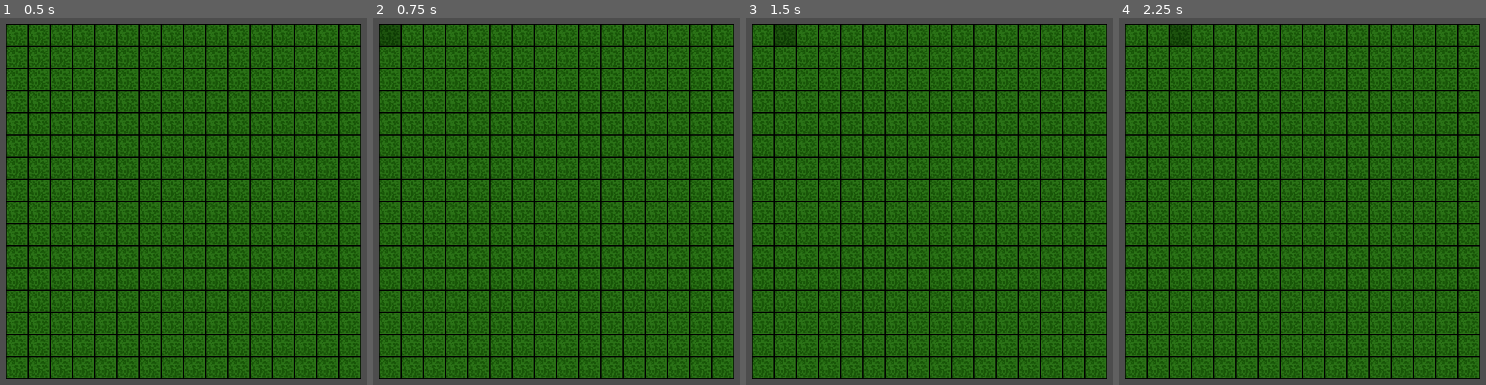
Above: before the commit, frames 1-4 (left to right).
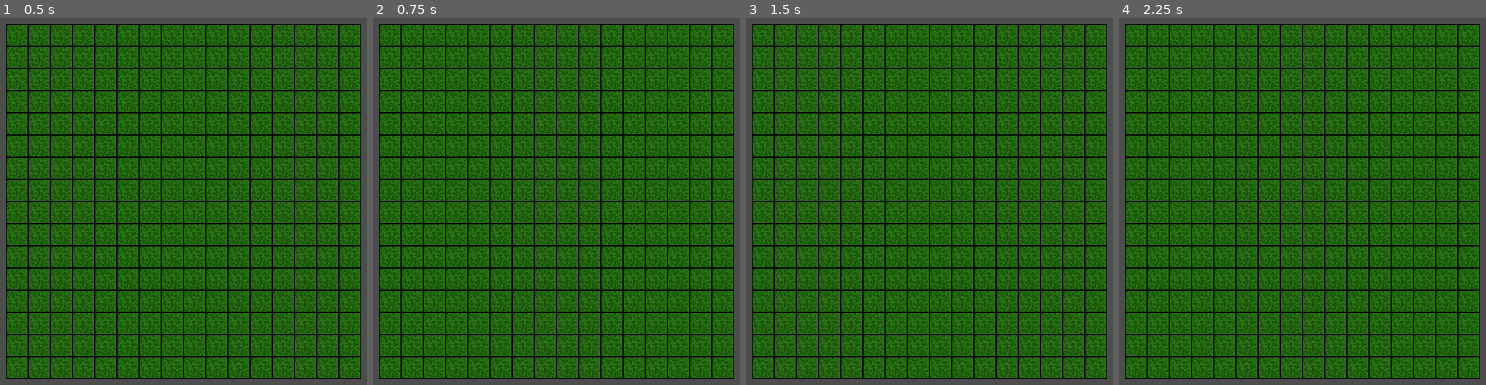
Above: after the commit, the same moments.

Repository: Lidrial/PatternBoard
Game: Godot game, scene res://scenes/board.tscn
The game is run twice, just before and just after one commit, with the same random seed, the same clock (stepped at 60 frames per second) and the same inputs.
Inputs (mouse positions are in pixels of both pictures, inside the frame that each line leads up to):
- Up to frame 1 (0.5 s): no input
- Up to frame 2 (0.75 s): click (391, 36) at 0.52 s
- Up to frame 3 (1.5 s): click (786, 36) at 1.27 s
- Up to frame 4 (2.25 s): click (1181, 36) at 2.02 s

Frame 1 is identical in both runs. In frame 2, 0.3% of the frame differs, in the area x 1-8%, y 1-8%; in frame 3, 0.3%; in frame 4, 0.3%, in the area x 13-20%, y 1-8%.

Commit message:
refactor du board avec un tilemaplayer

Diff:
--- a/scenes/board.tscn
+++ b/scenes/board.tscn
@@ -1,6 +1,27 @@
-[gd_scene load_steps=2 format=3 uid="uid://m8c6i5wxctxg"]
+[gd_scene load_steps=7 format=3 uid="uid://m8c6i5wxctxg"]
 
 [ext_resource type="Script" path="res://scripts/board.gd" id="1_pg3xd"]
+[ext_resource type="Texture2D" uid="uid://o68ambslgvfo" path="res://assets/Cell_32x32.png" id="2_hhl25"]
+[ext_resource type="Texture2D" uid="uid://cg0bpbdjw3sg6" path="res://assets/Cell_32x32_hover.png" id="3_23il7"]
+
+[sub_resource type="TileSetAtlasSource" id="TileSetAtlasSource_ewa06"]
+texture = ExtResource("2_hhl25")
+texture_region_size = Vector2i(32, 32)
+0:0/0 = 0
+1:0/0 = 0
+0:1/0 = 0
+1:1/0 = 0
+
+[sub_resource type="TileSetAtlasSource" id="TileSetAtlasSource_2gl7b"]
+texture = ExtResource("3_23il7")
+texture_region_size = Vector2i(32, 32)
+0:0/0 = 0
+
+[sub_resource type="TileSet" id="TileSet_n0jy2"]
+tile_size = Vector2i(32, 32)
+physics_layer_0/collision_layer = 1
+sources/0 = SubResource("TileSetAtlasSource_ewa06")
+sources/1 = SubResource("TileSetAtlasSource_2gl7b")
 
 [node name="Board" type="Control"]
 layout_mode = 3
@@ -17,12 +38,14 @@
 
 [node name="GridContainer" type="GridContainer" parent="."]
 layout_mode = 1
-anchors_preset = 8
+anchors_preset = -1
 anchor_left = 0.5
-anchor_top = 0.5
 anchor_right = 0.5
 anchor_bottom = 0.5
 grow_horizontal = 2
 grow_vertical = 2
 theme_override_constants/h_separation = 0
 theme_override_constants/v_separation = 0
+
+[node name="TileMapLayer" type="TileMapLayer" parent="."]
+tile_set = SubResource("TileSet_n0jy2")
--- a/scripts/board.gd
+++ b/scripts/board.gd
@@ -1,16 +1,17 @@
 extends Control
 
-const CELL_SCENE := preload("res://scenes/cell.tscn")
+const TILESET_PATH := "res://scenes/cell.tscn"
 const BOARD_SIZE := 16
+const TILE_SIZE := 32  # Define a fixed size for each cell
 
 func _ready():
-	var grid = $GridContainer
-	grid.columns = BOARD_SIZE
+	var tilemap = $TileMapLayer
 
-	for i in range(BOARD_SIZE * BOARD_SIZE):
-		var cell_instance = CELL_SCENE.instantiate()
-		grid.add_child(cell_instance)
-	pass
+	# Calculate the offset to center the grid
+	var offset = Vector2(-BOARD_SIZE * TILE_SIZE / 2, -BOARD_SIZE * TILE_SIZE / 2)
+	tilemap.position = offset
 
-func _process(_delta):
-	pass
+	# Populate the TileMap with tiles
+	for x in range(BOARD_SIZE):
+		for y in range(BOARD_SIZE):
+			tilemap.set_cell(Vector2i(x, y), 0, Vector2i(0, 0), 0)  # Set the tile at (x, y) with source_id 0, atlas_coords (0, 0), and alternative_tile 0
--- a/scripts/cell.gd
+++ b/scripts/cell.gd
@@ -12,6 +12,6 @@
 
 func _cell_is_pressed():
 	print(global_position)
-	var url = "https://www.youtube.com/watch?v=dQw4w9WgXcQ"
-	OS.shell_open(url)
+	#var url = "https://www.youtube.com/watch?v=dQw4w9WgXcQ"
+	#OS.shell_open(url)
 	pass
